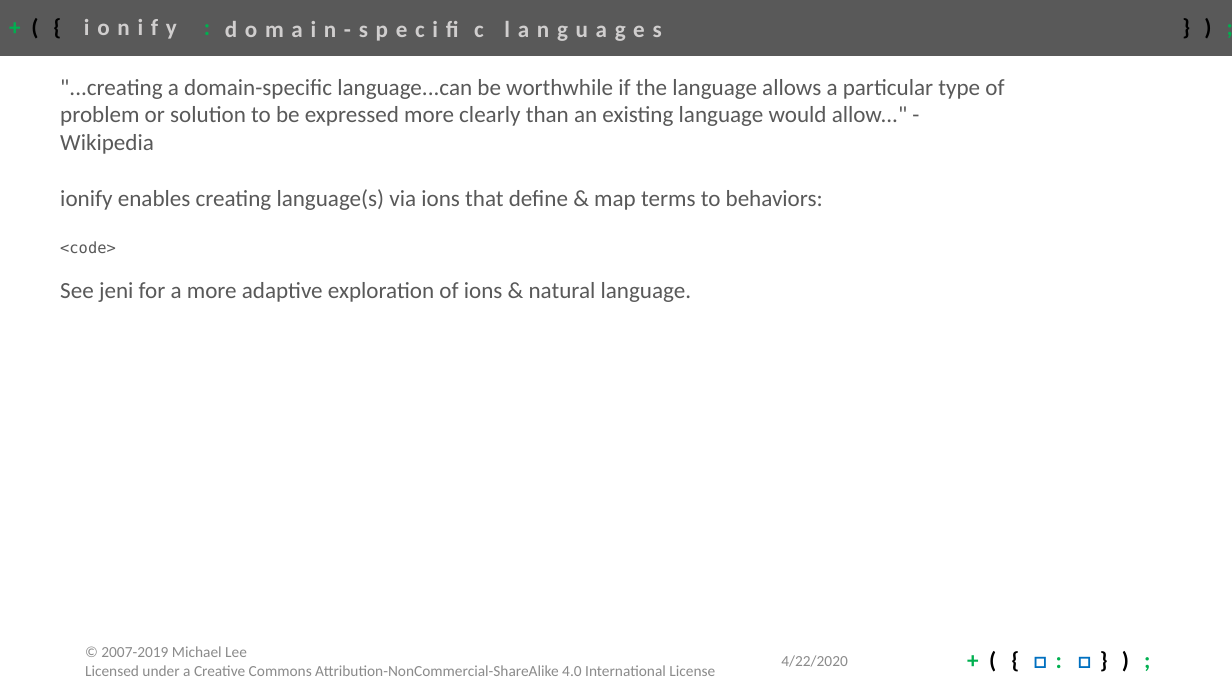
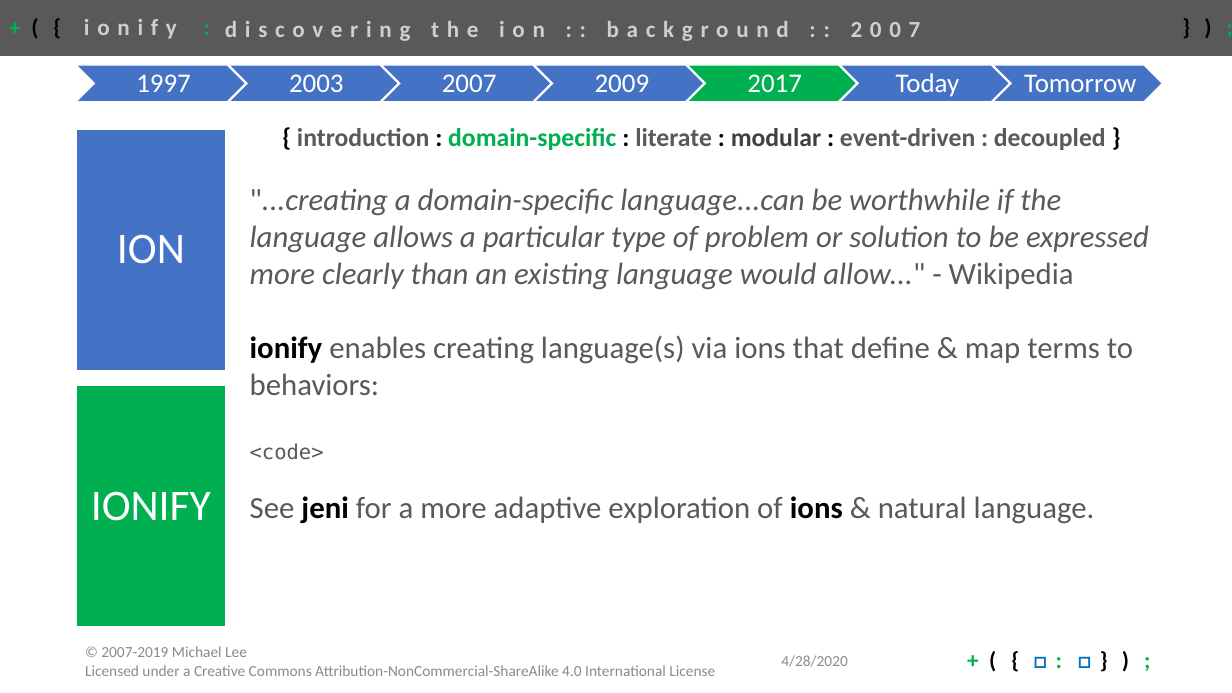
Before and after one commit to ionify/about, a slide deck: slide 17 of talks/2020.ionify.pptx (slide 24 before the commit). Drawn at 1232x693 pixels with LibreOffice and Linux fonts; fonts in the diff are those of the drawing. Boxes give left, top, right and bottom in pixels: in the first picture for what was removed or moved away, otherwise in the second. Text is boxed around its words. In the diff, an @@ line names an element or a change of style, - is before the commit and + after.

Commit message:
talks: ionify: 2020 intro & overview 0.04 - jeb collaboration

```diff
--- a/talks/2020.ionify.pptx
+++ b/talks/2020.ionify.pptx
@@ title at bbox=[225, 21, 921, 41]: text changed @@
-domain-specific languages
+discovering the ion :: background :: 2007
@@ group added at bbox=[76, 65, 1163, 102]: 7 chevrons, 7 texts @@
+1997
+2003
+2007
+2009
+2017
+Today
+Tomorrow
@@ text "{ introduction : domain-specific : ...": place and size @@
-text "{ introduction : domain-specific : ..." at bbox=[60, 79, 1004, 302]
+text "{ introduction : domain-specific : ..." at bbox=[250, 128, 1149, 524]
@@ text at bbox=[297, 128, 1106, 150]: paragraph added @@
+{ introduction : domain-specific : literate : modular : event-driven : decoupled }
@@ text at bbox=[250, 188, 1149, 524]: size 18 to 24 pt in ""...creating a domain-specific language...can be worthwhile  ...", "ionify enables creating language(s) via ions that ...", "See jeni for a more adaptive exploration ..."; italic on in ""...creating a domain-specific language...can be worthwhile  ..."; text colour #595959 to #000000, bold on in "ionify", "jeni ions"; size 12 to 16 pt in "<code>" @@
@@ group added at bbox=[76, 129, 226, 627]: 2 rectangles, 2 texts @@
+ION
+IONIFY
@@ text at bbox=[781, 655, 847, 667]: text changed @@
-4/22/2020
+4/28/2020
```
Also in this commit, not shown: 25 other slides changed, 4 slides added, 5 slides removed.
